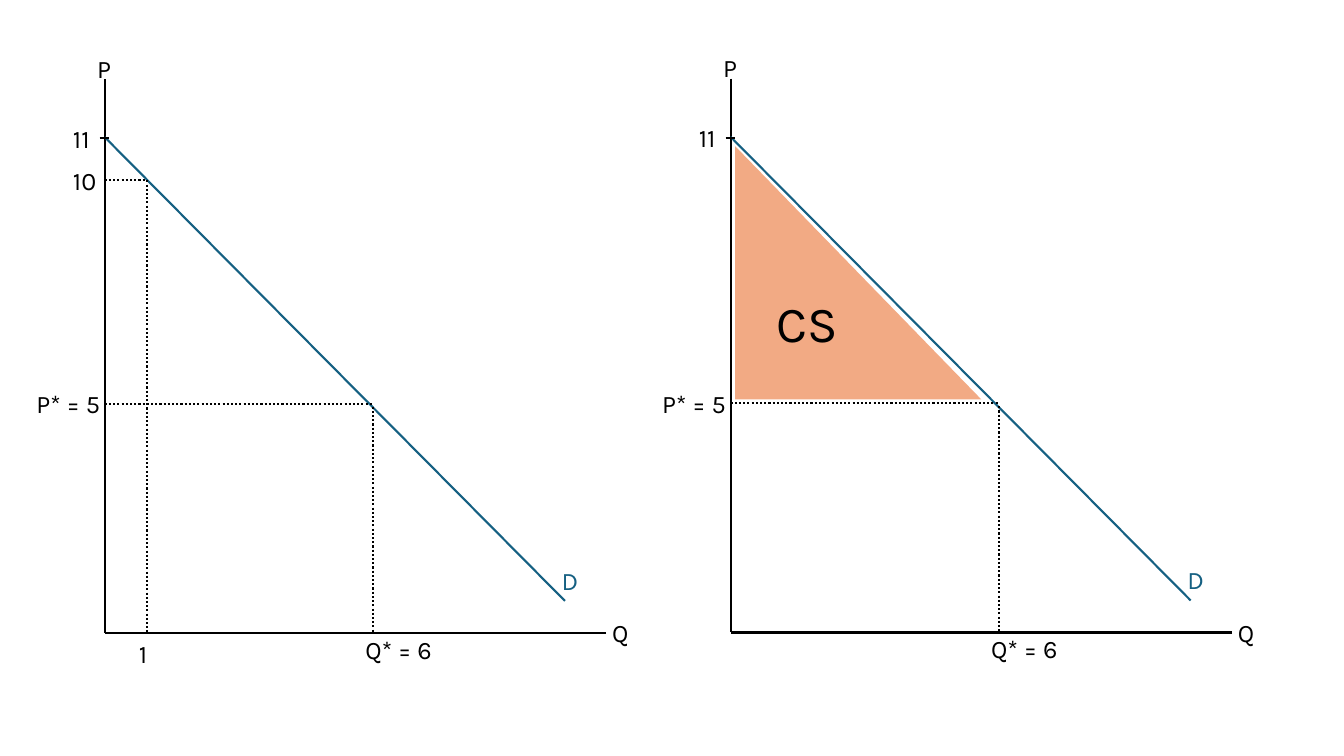
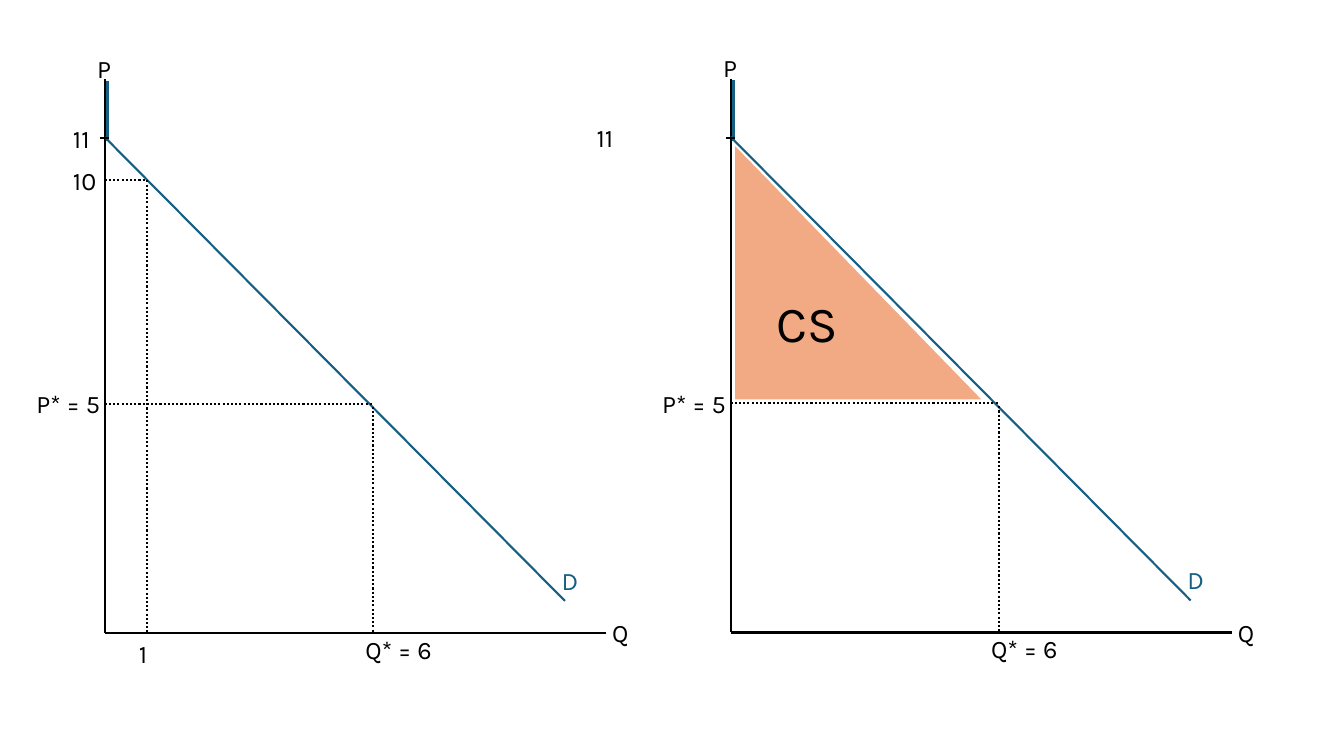
Before and after one commit to JoeWilske/Bejan_Fall_2025, a slide deck: slide 1 of DS4/demand_curves.pptx. Drawn at 1344x756 pixels with LibreOffice and Linux fonts; fonts in the diff are those of the drawing. Boxes give left, top, right and bottom in pixels: in the first picture for what was removed or moved away, otherwise in the second. Text is boxed around its words. In the diff, an @@ line names an element or a change of style, - is before the commit and + after.

```diff
--- a/DS4/demand_curves.pptx
+++ b/DS4/demand_curves.pptx
@@ line added from (108, 141) to (108, 81), #156082 1.75 pt @@
@@ line added from (734, 141) to (734, 80), #156082 1.75 pt @@
@@ text "11": place and size @@
-text "11" at [699, 131, 716, 147]
+text "11" at [597, 131, 614, 147]
```
Also in this commit, not shown: 20 other files.
